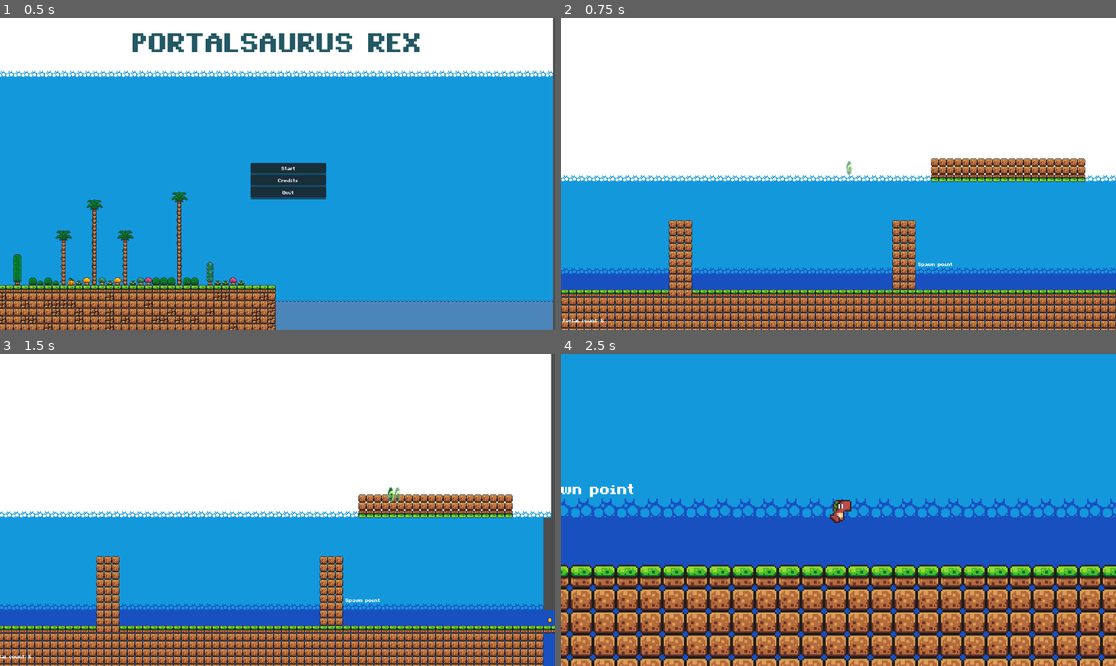
Above: before the commit, frames 1-4 (two rows, left to right).
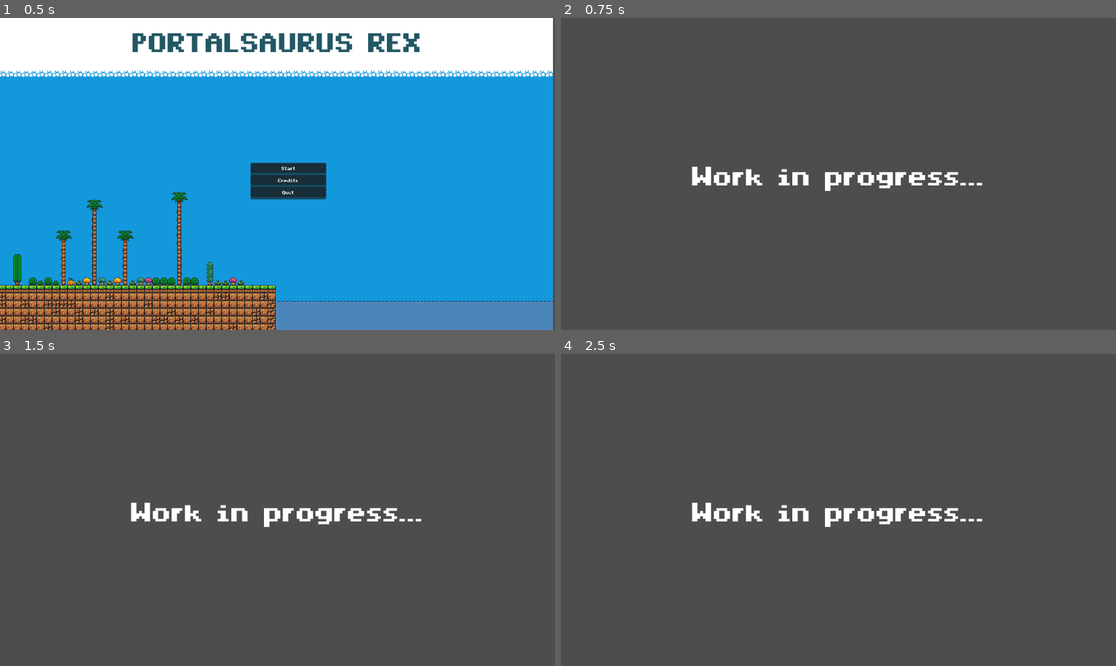
Above: after the commit, the same moments.

Repository: Chvrd0/Tricontinental-CC5408
Game: Godot game, scene res://menus/main_menu.tscn
The game is run twice, just before and just after one commit, with the same random seed, the same clock (stepped at 60 frames per second) and the same inputs.
Inputs (mouse positions are in pixels of both pictures, inside the frame that each line leads up to):
- Up to frame 1 (0.5 s): no input
- Up to frame 2 (0.75 s): click "Start" at 0.5 s
- Up to frame 3 (1.5 s): tap Enter at 1.25 s; move the mouse to (399, 494) at 1.27 s; hold D (move_right) from 1.28 s (still down); click (399, 494) at 1.35 s
- Up to frame 4 (2.5 s): keep holding D (move_right); tap Space (jump) at 1.52, 2.27 s; move the mouse to (727, 525) at 2.02 s; tap P (portal) at 2.1 s

Frame 1 is identical in both runs. In frame 2, 99% of the frame differs, in the area x 0-100%, y 0-100%; in frame 3, 99%; in frame 4, 100%.

Commit message:
Added tutorial_ui

Diff:
--- /dev/null
+++ b/portales/Levels/Node/tutorial_ui.tscn
@@ -0,0 +1,12 @@
+[gd_scene format=3 uid="uid://hddg1h0gxhqo"]
+
+[node name="TutorialUI" type="CanvasLayer"]
+
+[node name="PanelContainer" type="PanelContainer" parent="."]
+offset_left = -68.0
+offset_top = -106.0
+offset_right = 69.0
+offset_bottom = -66.0
+
+[node name="Label" type="Label" parent="PanelContainer"]
+layout_mode = 2
--- a/portales/Levels/Playable/Level2.tscn
+++ b/portales/Levels/Playable/Level2.tscn
@@ -298,7 +298,7 @@
 physics_layer_0/collision_layer = 1
 sources/0 = SubResource("TileSetAtlasSource_r11ul")
 
-[node name="Level1" type="Node2D"]
+[node name="Level2" type="Node2D"]
 
 [node name="Mapa" type="Node2D" parent="."]
 
--- a/portales/autoloads/LevelManager.gd
+++ b/portales/autoloads/LevelManager.gd
@@ -15,6 +15,7 @@
 	current_level += 1
 	if levels.size() > current_level:
 		print("Yes")
+		print("Level", levels[current_level])
 		get_tree().change_scene_to_packed(levels[current_level])
 	else:
 		go_to_credits()
--- a/portales/autoloads/level_manager.tscn
+++ b/portales/autoloads/level_manager.tscn
@@ -3,11 +3,11 @@
 [ext_resource type="Script" uid="uid://b1e2e2fbn0ex0" path="res://autoloads/LevelManager.gd" id="1_stu7j"]
 [ext_resource type="PackedScene" uid="uid://brr50a6ysysle" path="res://menus/main_menu.tscn" id="2_gn3j0"]
 [ext_resource type="PackedScene" uid="uid://ct2cjac7hf2ff" path="res://menus/credits.tscn" id="3_gty5d"]
-[ext_resource type="PackedScene" uid="uid://b431u5xcvvixl" path="res://Levels/Playable/Level1.tscn" id="4_gn3j0"]
 [ext_resource type="PackedScene" uid="uid://dhamu7upovcgk" path="res://Levels/Playable/Level2.tscn" id="5_gn3j0"]
+[ext_resource type="PackedScene" uid="uid://0s170wypu8bf" path="res://Levels/Playable/tutorial_retry.tscn" id="5_gty5d"]
 
 [node name="LevelManager" type="Node"]
 script = ExtResource("1_stu7j")
 main_menu = ExtResource("2_gn3j0")
 credits = ExtResource("3_gty5d")
-levels = Array[PackedScene]([ExtResource("4_gn3j0"), ExtResource("5_gn3j0")])
+levels = Array[PackedScene]([ExtResource("5_gty5d"), ExtResource("5_gn3j0")])
Not shown: 1 places in portales/Levels/Node/BaseLevel.tscn that only renumber resources
Not shown: 1 places in portales/Levels/Playable/Level1.tscn that only renumber resources
Not shown: 1 places in portales/Player/player.tscn that only renumber resources
